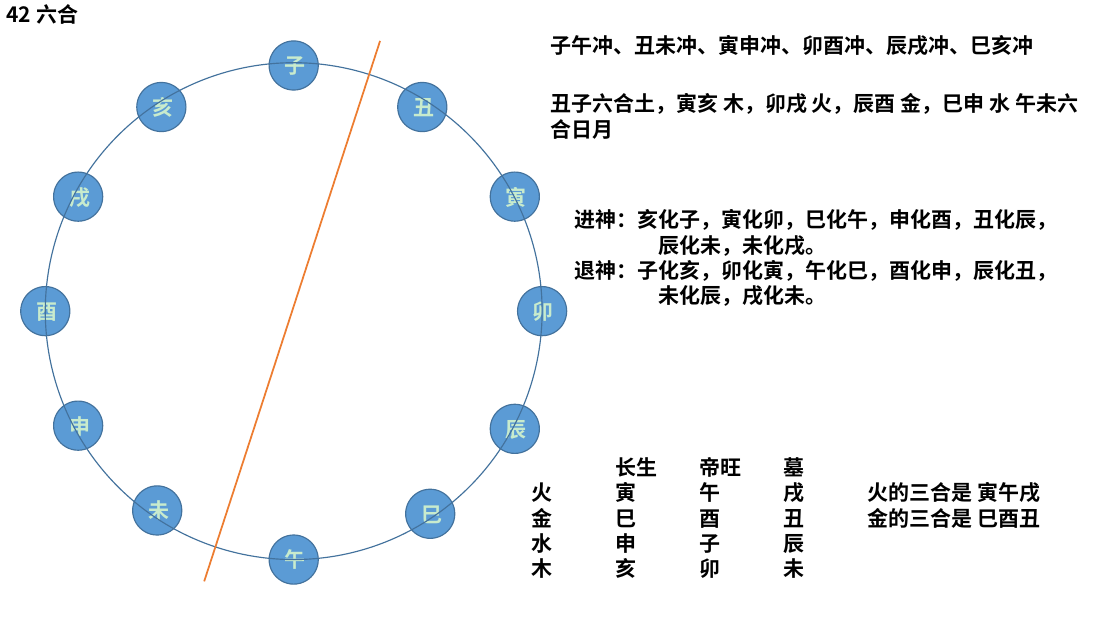
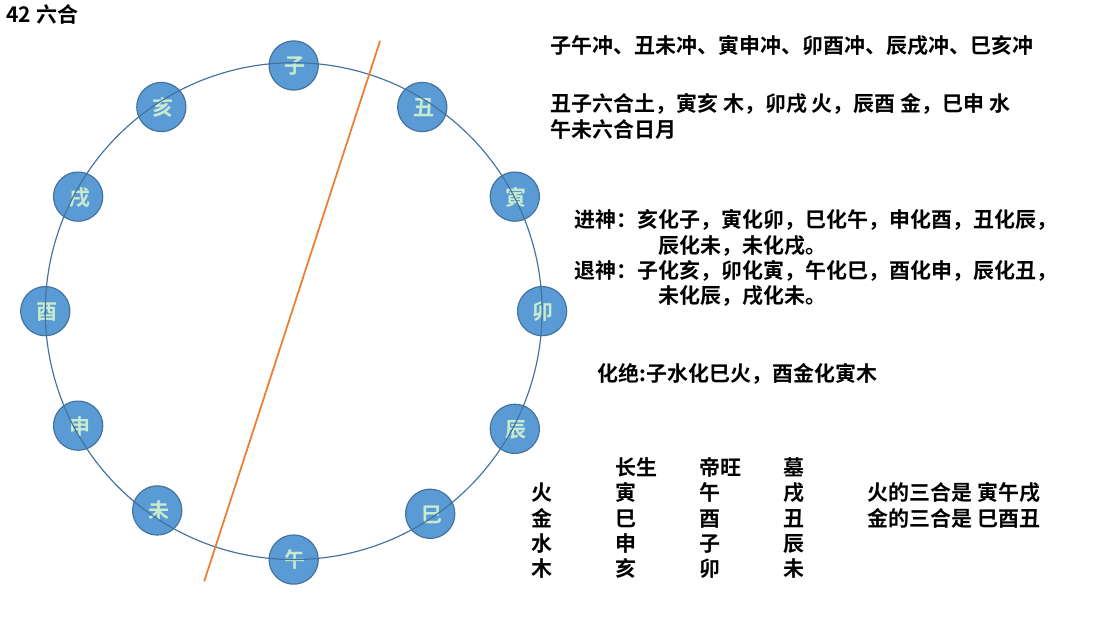
Before and after one commit to JasonBourne33/cNote, a slide deck: slide 1 of prophecy/学魔法.pptx (slide 5 before the commit). Drawn at 1120x630 pixels with LibreOffice and Linux fonts; fonts in the diff are those of the drawing. Boxes give left, top, right and bottom in pixels: in the first picture for what was removed or moved away, otherwise in the second. Text is boxed around its words. In the diff, an @@ line names an element or a change of style, - is before the commit and + after.

```diff
--- a/prophecy/学魔法.pptx
+++ b/prophecy/学魔法.pptx
@@ text at bbox=[550, 93, 1010, 139]: text changed @@
-丑子六合土，寅亥 木，卯戌 火，辰酉 金，巳申 水 午未六合日月
+丑子六合土，寅亥 木，卯戌 火，辰酉 金，巳申 水
+午未六合日月
@@ text added at bbox=[597, 363, 877, 384], 18 pt, text #000000, bold @@
+化绝:子水化巳火，酉金化寅木
```
Also in this commit, not shown: 2 other files.
